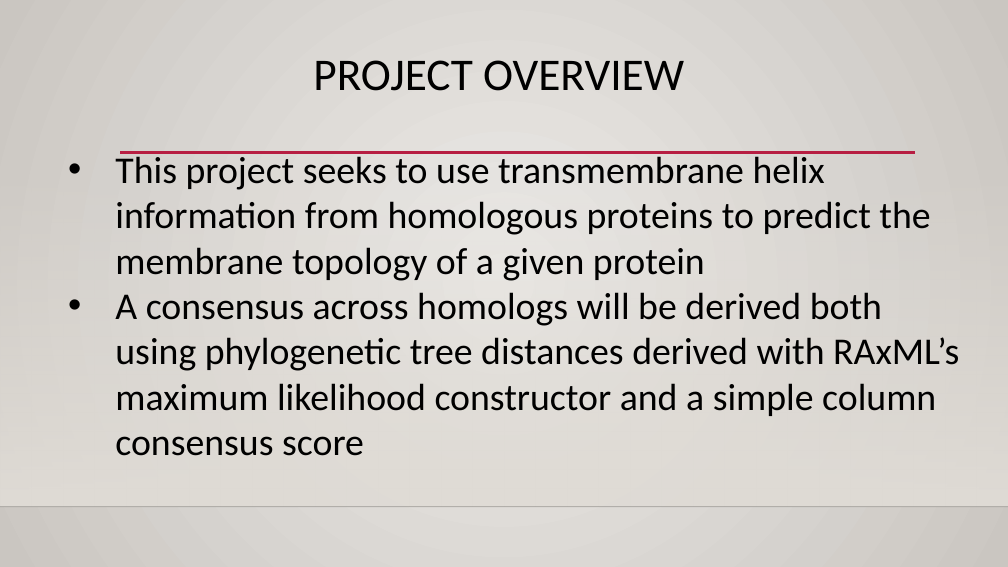
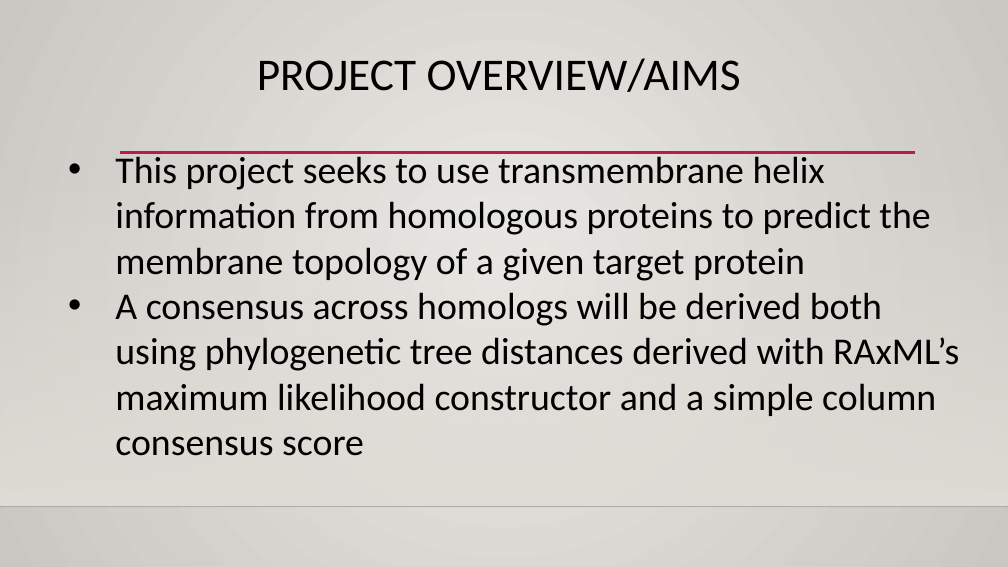
Before and after one commit to Sharabesh/Phylogenomics, a slide deck: slide 2 of Presentation/PresentationImage.pptx. Drawn at 1008x567 pixels with LibreOffice and Linux fonts; fonts in the diff are those of the drawing; background and template pictures are left out. Boxes give left, top, right and bottom in pixels: in the first picture for what was removed or moved away, otherwise in the second. Text is boxed around its words. In the diff, an @@ line names an element or a change of style, - is before the commit and + after.

Commit message:
Complete Project files

```diff
--- a/Presentation/PresentationImage.pptx
+++ b/Presentation/PresentationImage.pptx
@@ title at bbox=[257, 58, 741, 92]: text changed @@
-PROJECT OVERVIEW
+PROJECT OVERVIEW/AIMS
@@ text at bbox=[115, 152, 930, 281]: text changed @@
-• This project seeks to use transmembrane helix information from homologous proteins to predict the membrane topology of a given protein
+• This project seeks to use transmembrane helix information from homologous proteins to predict the membrane topology of a given target protein
```
Also in this commit, not shown: 8 other slides changed, 7 slides added, 45 other files.
